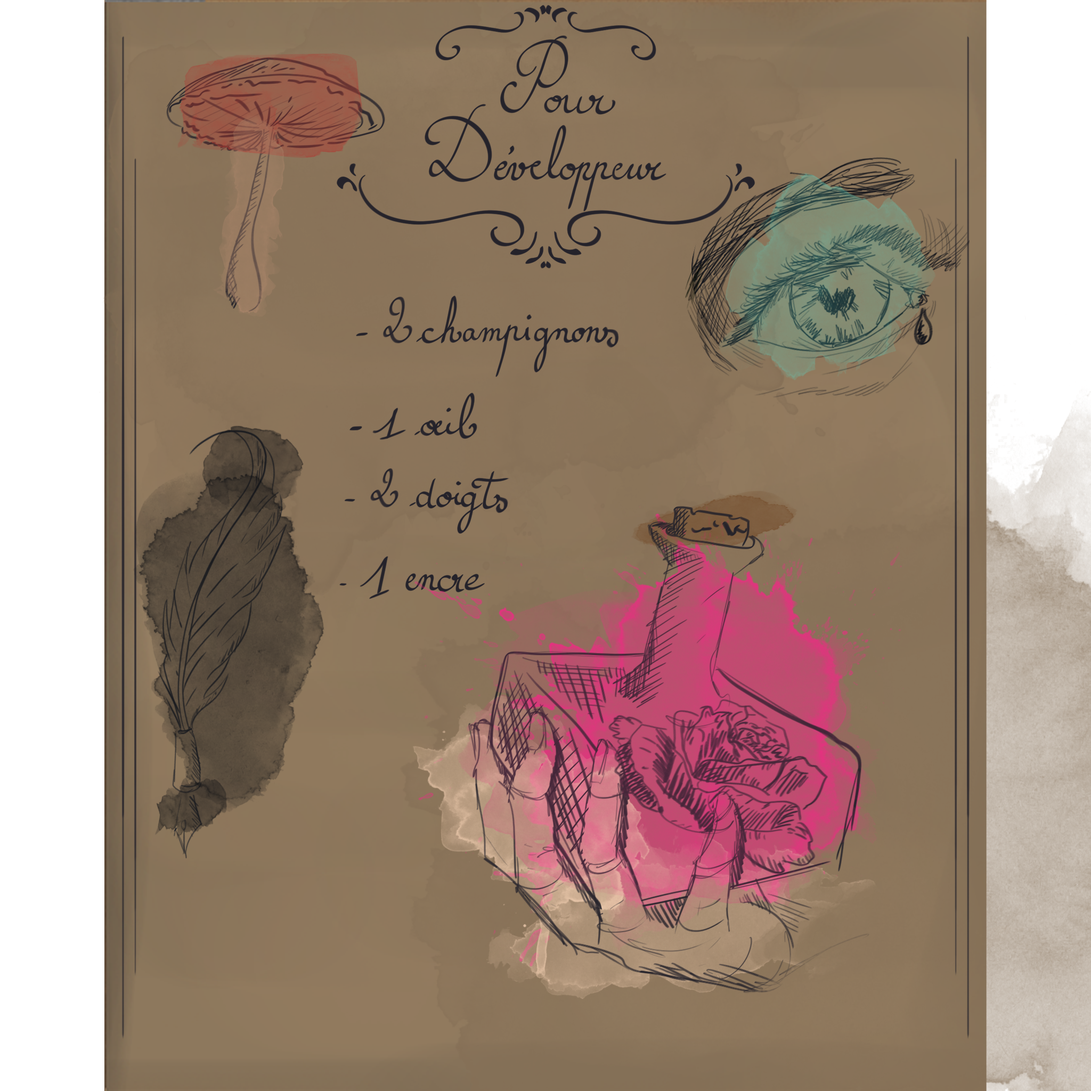
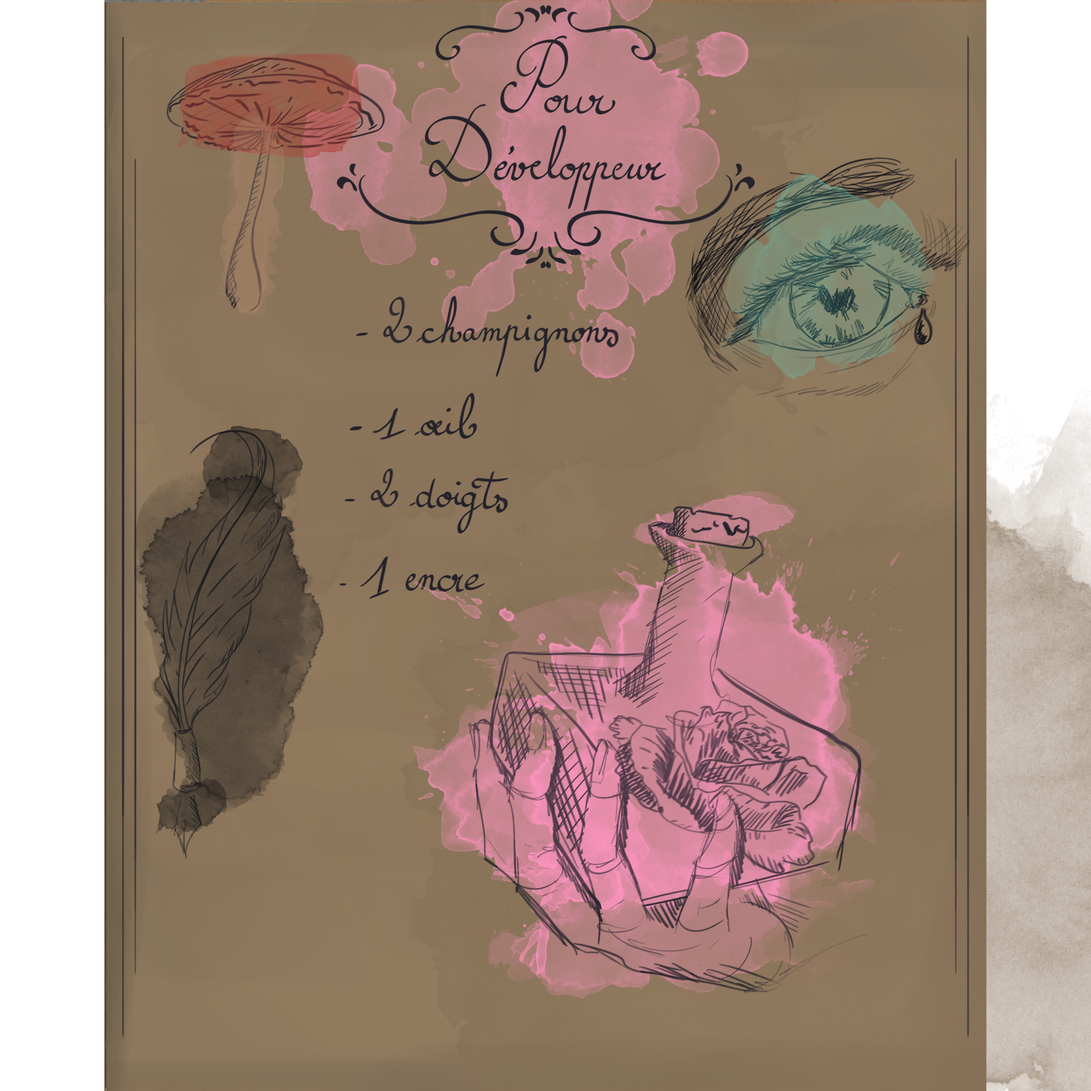
The second 1091×1091 image is a revision of the first. Changes to its layers:
painted on "Calque 16" over (457, 588, 881, 908)
painted on "Calque 15" over (413, 490, 1012, 1000)
added layer "Calque 17" above "Calque 1" over (301, 0, 750, 384)
